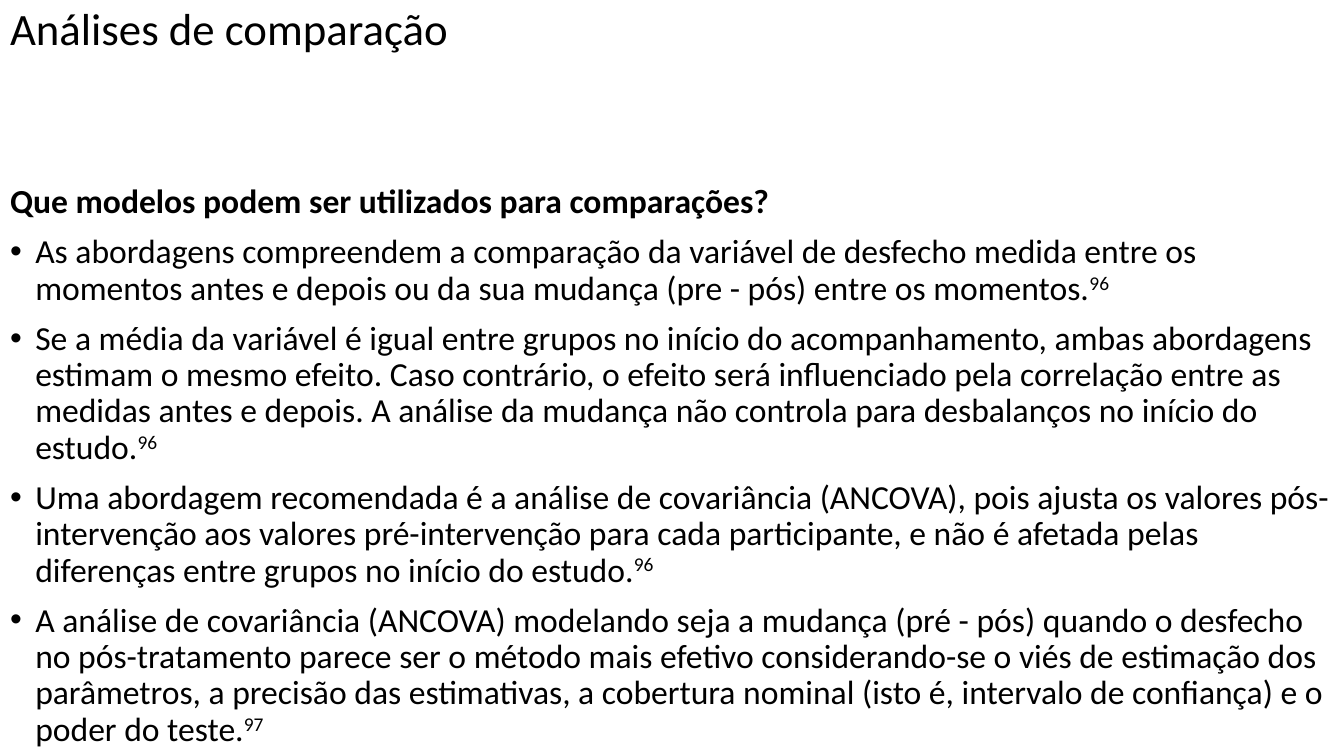
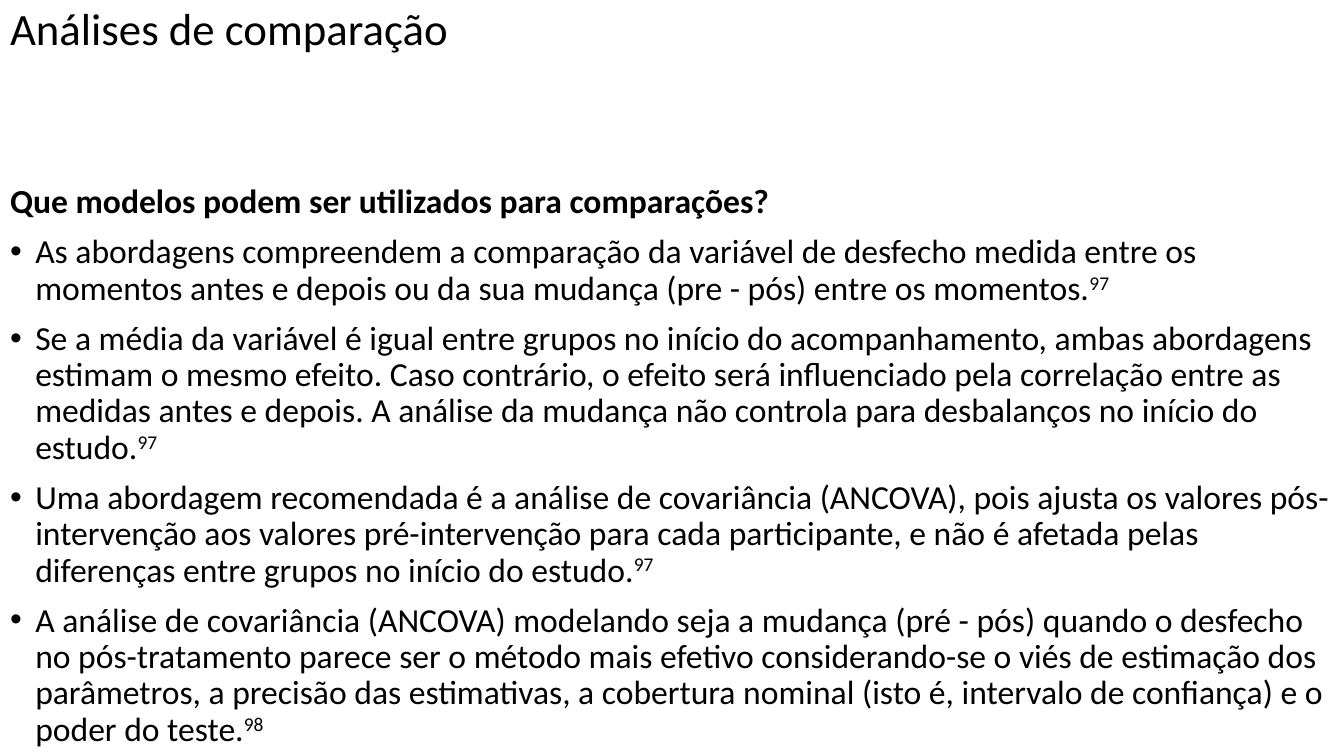
Before and after one commit to FerreiraAS/Ciencia-com-R, a slide deck: slide 80 of Ciência-com-R.pptx (slide 78 before the commit). Drawn at 1344x756 pixels with LibreOffice and Linux fonts; fonts in the diff are those of the drawing. Boxes give left, top, right and bottom in pixels: in the first picture for what was removed or moved away, otherwise in the second. Text is boxed around its words. In the diff, an @@ line names an element or a change of style, - is before the commit and + after.

```diff
--- a/Ciência-com-R.pptx
+++ b/Ciência-com-R.pptx
@@ text at (35,239,1329,747): text changed @@
-• As abordagens compreendem a comparação da variável de desfecho medida entre os momentos antes e depois ou da sua mudança (pre - pós) entre os momentos.96
-• Se a média da variável é igual entre grupos no início do acompanhamento, ambas abordagens estimam o mesmo efeito. Caso contrário, o efeito será influenciado pela correlação entre as medidas antes e depois. A análise da mudança não controla para desbalanços no início do estudo.96
-• Uma abordagem recomendada é a análise de covariância (ANCOVA), pois ajusta os valores pós-intervenção aos valores pré-intervenção para cada participante, e não é afetada pelas diferenças entre grupos no início do estudo.96
-• A análise de covariância (ANCOVA) modelando seja a mudança (pré - pós) quando o desfecho no pós-tratamento parece ser o método mais efetivo considerando-se o viés de estimação dos parâmetros, a precisão das estimativas, a cobertura nominal (isto é, intervalo de confiança) e o poder do teste.97
-• Análise de variância (ANOVA) e modelos lineares mistos (MLM) são outras opções de métodos, embora apresentem maior variância, menor poder, e cobertura nominal comparados à ANCOVA.97
+• As abordagens compreendem a comparação da variável de desfecho medida entre os momentos antes e depois ou da sua mudança (pre - pós) entre os momentos.97
+• Se a média da variável é igual entre grupos no início do acompanhamento, ambas abordagens estimam o mesmo efeito. Caso contrário, o efeito será influenciado pela correlação entre as medidas antes e depois. A análise da mudança não controla para desbalanços no início do estudo.97
+• Uma abordagem recomendada é a análise de covariância (ANCOVA), pois ajusta os valores pós-intervenção aos valores pré-intervenção para cada participante, e não é afetada pelas diferenças entre grupos no início do estudo.97
+• A análise de covariância (ANCOVA) modelando seja a mudança (pré - pós) quando o desfecho no pós-tratamento parece ser o método mais efetivo considerando-se o viés de estimação dos parâmetros, a precisão das estimativas, a cobertura nominal (isto é, intervalo de confiança) e o poder do teste.98
+• Análise de variância (ANOVA) e modelos lineares mistos (MLM) são outras opções de métodos, embora apresentem maior variância, menor poder, e cobertura nominal comparados à ANCOVA.98
```
Also in this commit, not shown: 21 other slides changed, 2 slides added, 44 other files.
